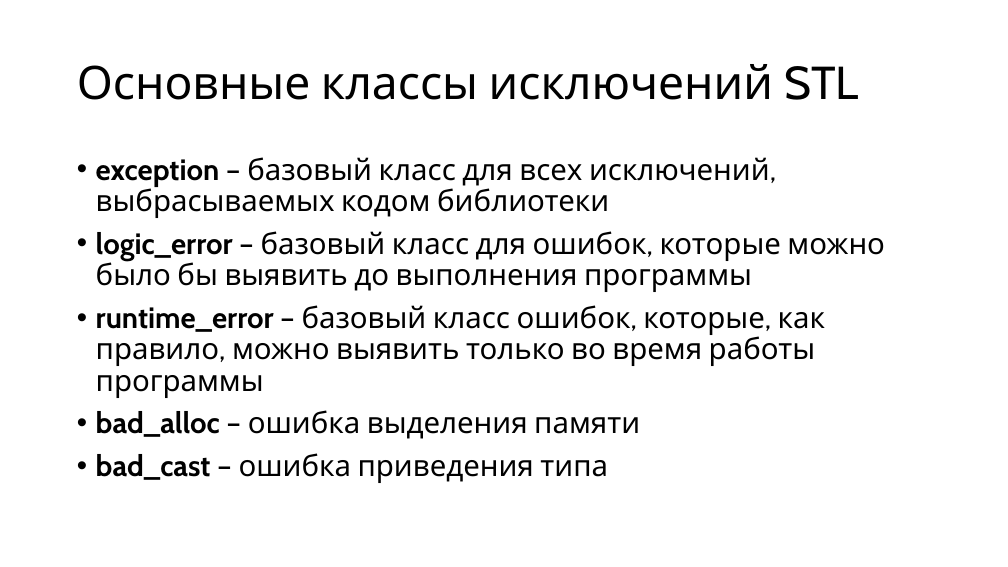
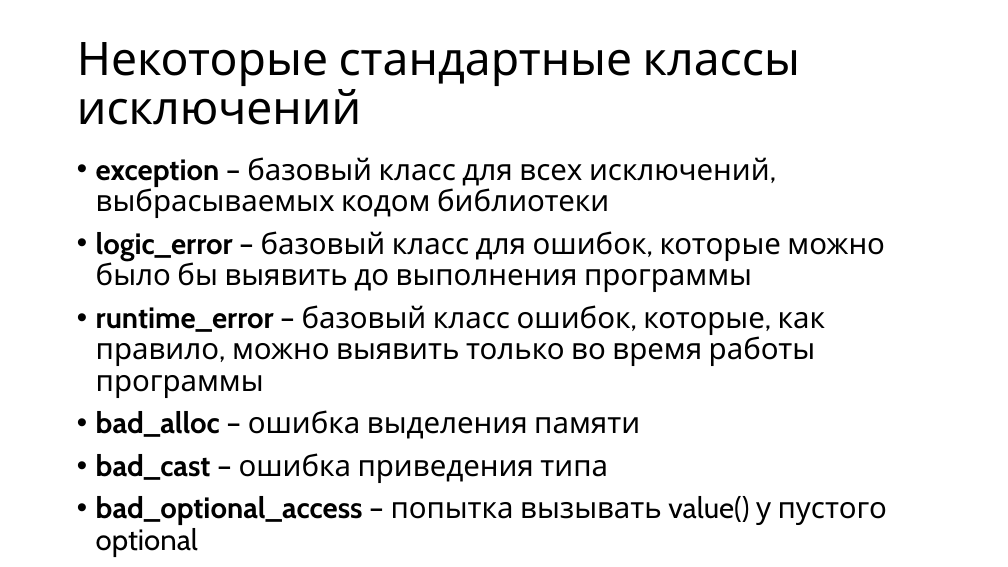
Before and after one commit to alexey-malov/oop, a slide deck: slide 28 of lectures/05/Обработка ошибок и исключительных ситуаций.pptx (slide 20 before the commit). Drawn at 1008x567 pixels with LibreOffice and Linux fonts; fonts in the diff are those of the drawing. Boxes give left, top, right and bottom in pixels: in the first picture for what was removed or moved away, otherwise in the second. Text is boxed around its words. In the diff, an @@ line names an element or a change of style, - is before the commit and + after.

```diff
--- a/lectures/05/Обработка ошибок и исключительных ситуаций.pptx
+++ b/lectures/05/Обработка ошибок и исключительных ситуаций.pptx
@@ title at [77,42,800,125]: text changed @@
-Основные классы исключений STL
+Некоторые стандартные классы исключений
@@ text at [96,496,887,525]: paragraph added @@
+• bad_optional_access – попытка вызывать value() у пустого optional
```
Also in this commit, not shown: 12 other slides changed, 14 slides added, 1 slide removed, 2 other files.
